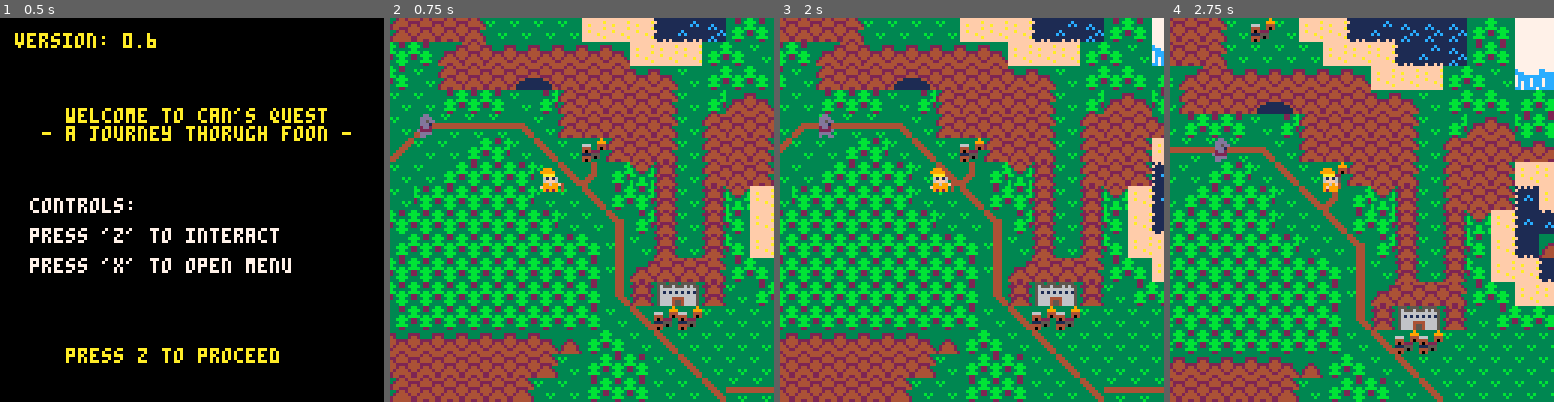
Above: before the commit, frames 1-4 (left to right).
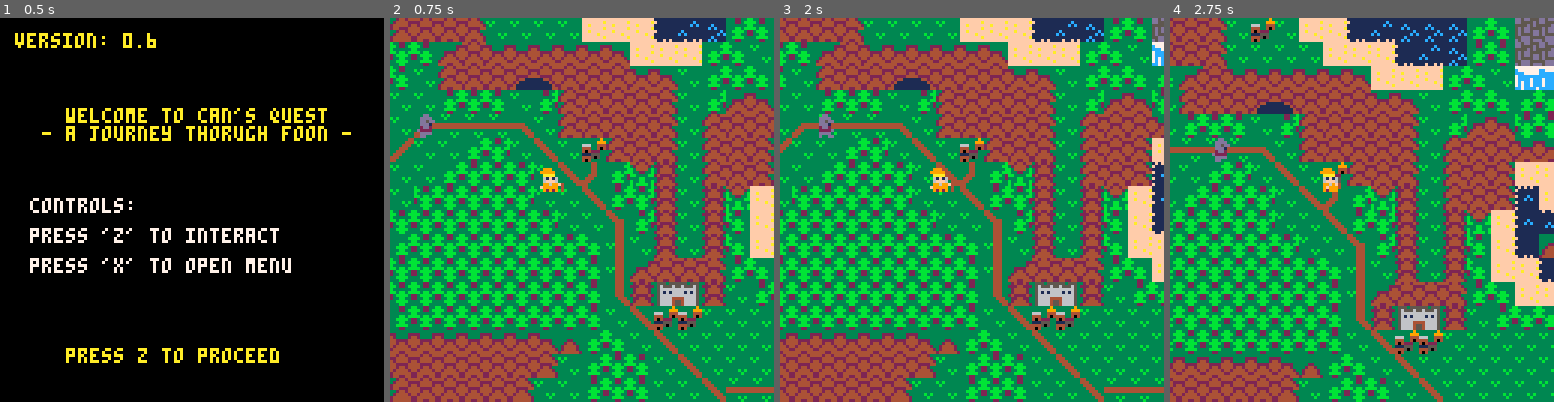
Above: after the commit, the same moments.

Repository: bigbadbones/cannsjourney
Game: PICO-8 cartridge foon.p8
The game is run twice, just before and just after one commit, with the same random seed, the same clock (stepped at 60 frames per second) and the same inputs.
Inputs:
- Up to frame 1 (0.5 s): tap X (X key) at 0.33 s
- Up to frame 2 (0.75 s): tap O (Z key) at 0.7 s
- Up to frame 3 (2 s): tap X (X key) at 1.07, 1.85 s; hold Right from 1.6 s (still down); tap O (Z key) at 1.7 s
- Up to frame 4 (2.75 s): release Right at 2.1 s; tap O (Z key) at 2.1, 2.5 s; hold Up 2.15-2.42 s; hold Right from 2.47 s (still down)

Frame 1 is identical in both runs. In frame 2, less than 0.1% of the frame differs, in the area x 74-81%, y 68-72%; in frame 3, 0.3%; in frame 4, 1.3%, in the area x 64-100%, y 0-79%.

Commit message:
started adding new map elements

Diff:
--- a/foon.p8
+++ b/foon.p8
@@ -1131,7 +1131,7 @@
  --hogsface
  towns[1].nr_of_elems =4
  add(towns[1].elems,{114,98*8,003*8,"tavern",2,false,nil})
- add(towns[1].elems, {98,103*8,004*8,nil,nil,false,true})
+ add(towns[1].elems, {98,103*8,004*8,nil,nil,false,false})
 
  --tavern
 
@@ -1144,6 +1144,13 @@
  add(towns[2].elems, {126,102*8,12*8,nil,nil,false,true})
  add(towns[2].elems, {67,99*8,15*8,"exit",1,false,nil})
  add(towns[2].elems, {67,100*8,15*8,"exit",1,false,nil})
+
+ towns[3].nr_of_elems = 2
+ towns[3].elems =
+ 	{
+   {67,99*8,34*8,"exit",1,false,nil},
+  	{67,100*8,34*8,"exit",1,false,nil}
+ 	}
 
 end
 
@@ -1317,8 +1324,6 @@
    if world == "overworld" then
    	mapyoffset-=8
    	levelid = 0
-   elseif world == "cave" then
-     can.y+=8
    else
    can.y+=8
    end
@@ -1350,6 +1355,19 @@
  	world="town"
  	teleportworked = true
 
+ elseif location =="castle" then
+  sfx(22)
+  wipe(true)
+ 	cellx = 98
+ 	celly = 18
+ 	sx = 0
+ 	sy = 0
+ 	celw = 20
+ 	celh = 20
+ 	can.x = 58
+ 	can.y = 109
+ 	world="castle"
+ 	teleportworked = true
 
  elseif location =="cave" then
   sfx(22)
@@ -1412,23 +1430,23 @@
   levelid = 1
   teleport("town")
  elseif xywithin(x,y,outside_capitol_city) then
-  levelid = 3
-  teleport("town")
+--  levelid = 3
+--  teleport("town")
  elseif xywithin(x,y,outside_gratax) then
-  levelid = 4
-  teleport("town")
+--  levelid = 4
+--  teleport("town")
  elseif xywithin(x,y,outside_meagas) then
-  levelid = 5
-  teleport("town")
+--  levelid = 5
+--  teleport("town")
  elseif xywithin(x,y,outside_furlingshire) then
-  levelid = 6
-  teleport("town")
+--  levelid = 6
+--  teleport("town")
  elseif xywithin(x,y,outside_terrakis) then
-  levelid = 7
-  teleport("town")
+--  levelid = 7
+--  teleport("town")
  elseif xywithin(x,y,outside_jizzleknob) then
-  levelid = 8
-  teleport("town")
+--  levelid = 8
+--  teleport("town")
  elseif xywithin(x,y,outside_cave) then
  levelid = 1
   teleport("cave")
@@ -2219,7 +2237,7 @@
 
 
 __gff__
-0101000000000001010101010101010101010001020200010101000100010101020101010000000101010101010101010000000000000000000000000000000000000006000000808080808080000000010101010000008080808080800000000000000200000080808080020200000001000001000000808000000000000000
+0100000000000001010101010101010101010001020200010101000100010101020101010000000101010101010101010000000000000000000000000000000000000006000000808080808080000000010101010000008080808080800000000000000200000080808080020200000101000001000000808000000000000000
 0000000000000000000000000000000000000000000000000000000000000000000000000000000000000000000000000000000000000000000000000000000000000000000000000000000000000000000000000000000000000000000000000000000000000000000000000000000000000000000000000000000000000000
 __map__
 1e1e1e1e1e1e1e1e1e1e1e1e1e1e1e1e1e1e2e1e1e1e1e1e1e1e1e1e1e1e01010101010101010101010101010101010101010101013c013c3c3c3c3c3c3c3c3c3c3c3c3c00000000000000000000000000000000000000000000000000000a2b2b2b2b2b2b2b2b2b2b0c00000000000000000000000000000000000000000000
@@ -2230,68 +2248,68 @@
 1e1e1e1e1e1e1e1e1e1e1e1e1e1e1e1e1e1e1e1e1e1e1e1e1e1e1e1e1e1e0101010101010101010101010101010101010101010101010100000000000000000000000000000000000000000000000000000000000000000000000000000011121212121212121212121300000000000000000000000000000000000000000000
 1e1e1e1e1e1e1e1e1e1e1e1e1e1e1e1e1e1e1e1e1e1e1e1e1e1e1e1e1e1e0101010101010101010101010101010101010101010101010100000000000000000000000000000000000000000000000000000000000000000000000000000011121212121212121212121300000000000000000000000000000000000000000000
 1e1e1e1e1e1e1e1e1e1e1e1e1e1e1e1e1e1e1e1e1e1e1e1e1e1e1e1e1e1e010101010101010101010101010101010101010101010101010000000000000000000000000000000000000000000000000000000000000000000000000000002b2b2b2b12122b2b2b2b2b2c00000000000000535353535353537171535353535353
-1e1e1e1e1e1e1e1e1e1e1e1e1e1e1e1e1e1e1e1e1e1e1e1e1e1e1e1e1e1e2101010101010101010101010101010101010101010101010118181818181818181818181818181818181818181818181818181818181818181818181818181800000000121200000000000000000000000000536464646464646464535353535353
-1e1e1e1e1e1e1e1e1e1e1e1e1e1e1e1e1e1e1e1e1e1e1e1e1e1e1e1e1e1e1e22730101010101010101010101010101010101010101010118181818181818181818181818181818181818181818181818181818181818181818181818181800000000000000000000000000000000000000536464646464646464535353535353
-1e1e1e1e1e1e1e1e1e1e1e1e1e1e1e1e1e1e1e1e1e1e1e1e1e1e1e1e1e1e1e1e1e0101010101010101010101010101010101010101010101010101181818181818181818181818181818181818181818181818181818181818181818181871717171717171717171717100000000000000536464535353535353535353535353
-1e1e1e1e1e1e1e1e1e1e1e1e1e1e1e1e1e1e1e1e1e1e1e1e1e1e1e1e1e1e1e1e1e2322222223222223010101010101010101010101010101010122181818181818181818181818181818181818181818181818181818181818181818181871717171717171717171717100000000000000536464645353535353535353535353
-1e1e1e1e1e1e1e1e1e1e1e1e1e1e1e1e1e1e1e2e1e1e1e1e1e1f2525122d2e2f282818181818181818220101010101010101010101010101012218181818181818181818181818181818181818181818181818181818181818181818181871717171717171717171717100000000000000536464646464646464646464646464
-1e1e1e1e1e1e1e1e1e1e1e1e1e1e1e1e1e1e1e331d1e1e1e1e10252506040506161627282818181818182201010101010101012222220101221818181818181818181818181818181818181818181818181818181818181818181818181871717171717171717171717100000000000000536464646464646464646464646464
-1e1e1e1e1e1e1e1e1e1e1e1e1e1e1e1e1e2f1e331d1e1e1e102525300d0e0e0e0f1616161627181818181822220101222201010d0f120101181818181818181818181818181818181818181818181818181818181818181818181818181871717171717171717171717100000000000000535364646464646464646464646464
-1e1e1e1e1e1e1e1e1e1e1e1e1e1e1e1e2f12123c1d1e1e1e1e0e0e0e1e1e1e1e1f1220121616272818181804060101121201011d1e0f0101181818181818181818181818181818181818181818181818181818181818181818181818181800000000001212000000000000000000000000535353535353535353535353646464
-1e1e1e1e1e1e1e1e1e1e1e1e1e1e1e2f12123b121d2e2e1e1e1e1e1e102d1e1e1f1212121216161627281824260101121201011d1e1f0101120d0f12181818180d0e0e0e0e0e18181818181818181818181818181818181818181818181800000000001212000000000000000000000000536464646464646464646464646464
-1e1e1e1e1e1e1e1e1e1e1e1e1e1e2f12123b120d1e123b1d1e1e1e103030260d1e0e0e0e0e0e0f1616160406122123121201011d1e1f210104101006181818181d1e1e1e1e1e0f181818181818181818181818181818181818181818181800000000000000000000000000000000000000536464646464646464646464646464
-1e1e1e1e1e1e1e1e1e1e1e1e1e1f12123b120d2f123b121d1e1f10303026121d1e1e6b6c1e1e1e0e0f120405060405061221231d1e1f1223243030261818180d1e1e1e1e1e1e1f181818181818181818181818181818181818181818181800000000000000000000000000000000000000536464645353535353535353535353
-1e1e1e1e1e1e1e1e1e1e1e1e1e1f123d120d1e123b12121d1e2f252526121224252612241d1e1e1e1f12040d0f30302612120d1e1e2f1204123030301818181d1e1e1e1e1e1e1e0f1818181818181818181818181818181818181818181800000000000000000000000000000000000000536464646464646464535353535353
-1e1e1e1e1e1e1e1e1e1e1e1e1e1f12330d2f123b12120d1e2f12121212121c3131311a121d1e1e1e1f121d1e1e0e0e0f200d2e2e2f120430303030301818181010101e1e1e1e2f181818181818181818181818181818181818181818181800000000000000000000000000000000000000536464646464646464535353535353
-1e1e1e1e1e1e1e1e1e1e1e1e1e1f123e12123b12120d1e2f12123b3f123b12120430123a12201d1e1f121d1e1f16162f0d1e0f121415303030303018181804303030102e2e2e2f181818181818181818181818181818181818181818181800000000000000000000000000000000000000535353535353536464535353535353
-1e1e1e1e1e1e1e1e1e1e1e1e1e1e12123a3d12120d1e2f12123b123e3b121204303030123a3c04100b121d1e1f07161616162d0f12121212301818181212243030252506181818181818181818181818181818181818181818181818181800000000000000000000000000000000000000535353535353537171535353535353
-1e1e1e1e1e1e1e1e1e1e1e1e1e1e0e0f123a12122d2f12123b1212121212303030303012123a24300b120b101617080809162d1e0e0e0e0f1b1812121212242526121218181818181818181818181818181818181818181818181818181800000000000000000000000000000000000000535353535353537171535353535353
-1e1e1e1e1e1e1e1e1e1e1e1e1e1e1e1e0f123a121212123b120d0d0f123030303030303012123f240b120b2616271b121916122d2e2e2e2f181812121212121212121818181818181818181818181818181818181818181818181818181800000000000000000000000000000000000000535353535353536464535353535353
-1e1e1e1e1e1e1e1e1e1e1e1e1e1e1f10100f123f12123b120d1e1e2f0f04303030303030300633120b120b061616272829160406121b1212181212040505050612121818181818181818181818181818181818181818181818181818181800000000000000000000000000000000000000535353535353536464535353535353
-1e1e1e1e1e1e1e1e1e1e1e1e1e1e1f24262d0f3312123a12122d1e1010303030303030303026330d1e1e1f24061616161616042612121212181212243030302614151212181818181818181818181818181818181818181818181818181800000000000000000000000000000000000000535353535353536464535353535353
-1e1e1e1e1e1e1e1e1e1e101e1e1e1e123a12123c1212123a12122d0f303030303030303030263e0b14150b12240505050505261212121212182012121224261212331212181818181818181818181818181818181818181818181818181800000000000000000000000000000000000000535353535353536464535353535353
-1e1e1e1e1e1e1e1e1e10301e1e1e1e06123f3b12120d0f123a12121e1f242525252525252526123a202012121212121212121212121c3131313131313131313131371218181818181818181818181818181818181818181818181818181800000000000000000000000000000000000000535353535353536464535353535353
-1e1e1e1e1e1e1e1f103030102d1e2430063312120d1f1415123f122d1e0e0e0e0e0e0e0f1b0406123a12121212121212121212123b120406121212121212121818181818181818181818181818181818181818181818181818181818181800000000000000000000000000000000000000535353535353536464535353535353
-1e1e1e1e1e1e1f10303030051d1e1f302633120d1e1f1231123e12122d1e1e1e1e1e1e2f12043026123a1212121212121212123d12040506181818181818181818181818181818181818181818181818181818181818181818181818181800000000000000000000000000000000000000535353535353536464535353535353
-1e1e1e1e1e1e1f30303030061d1e1f302633122d1e1e0e0e0f123a12122d1e1e1e1e2f121224252612123a31313131313131313612121212181818181818181818181818181818181818181818181818181818181818181818181818181800000000000000000000000000000000000000535353535353536464535353535353
-…(41 lines of a section not shown)…
+1e1e1e1e1e1e1e1e1e1e1e1e1e1e1e1e1e1e1e1e1e1e1e1e1e1e1e1e1e1e2101010101010101010101010101010101010101010101010118181818181818181818181818181818181818181818000000000000000000000000000000000000000000121200000000000000000000000000536464646464646464535353535353
+1e1e1e1e1e1e1e1e1e1e1e1e1e1e1e1e1e1e1e1e1e1e1e1e1e1e1e1e1e1e1e22730101010101010101010101010101010101010101010118181818181818181818181818181818181818181818000000000000000000000000000000000000000000000000000000000000000000000000536464646464646464535353535353
+1e1e1e1e1e1e1e1e1e1e1e1e1e1e1e1e1e1e1e1e1e1e1e1e1e1e1e1e1e1e1e1e1e0101010101010101010101010101010101010101010101010101181818181818181818181818181818181818000000000000000000000000000000000071717171717171717171717100000000000000536464535353535353535353535353
+1e1e1e1e1e1e1e1e1e1e1e1e1e1e1e1e1e1e1e1e1e1e1e1e1e1e1e1e1e1e1e1e1e2322222223222223010101010101010101010101010101010122181818181818181818181818181818181818000000000000000000000000000000000071717171717171717171717100000000000000536464645353535353535353535353
+1e1e1e1e1e1e1e1e1e1e1e1e1e1e1e1e1e1e1e2e1e1e1e1e1e1f2525122d2e2f282818181818181818220101010101010101010101010101012218181818181818181818181818181818181818000000000000000000000000000000000071717171717171717171717100000000000000536464646464646464646464646464
+1e1e1e1e1e1e1e1e1e1e1e1e1e1e1e1e1e1e1e331d1e1e1e1e10252506040506161627282818181818182201010101010101012222220101221818181818181818181818181818181818181818000000000000000000000000000000000071717171717171717171717100000000000000536464646464646464646464646464
+1e1e1e1e1e1e1e1e1e1e1e1e1e1e1e1e1e2f1e331d1e1e1e102525300d0e0e0e0f1616161627181818181822220101222201010d0f120101181818181818181818181818181818181818181818000000000000000000000000000000000071717171717171717171717100000000000000535364646464646464646464646464
+1e1e1e1e1e1e1e1e1e1e1e1e1e1e1e1e2f12123c1d1e1e1e1e0e0e0e1e1e1e1e1f1220121616272818181804060101121201011d1e0f0101181818181818181818181818181818181818181818000000000000000000000000000000000000000000001212000000000000000000000000535353535353535353535353646464
+1e1e1e1e1e1e1e1e1e1e1e1e1e1e1e2f12123b121d2e2e1e1e1e1e1e102d1e1e1f1212121216161627281824260101121201011d1e1f0101120d0f12181818180d0e0e0e0e0e18181818181818000000000000000000000000000000000000000000001212000000000000000000000000536464646464646464646464646464
+1e1e1e1e1e1e1e1e1e1e1e1e1e1e2f12123b120d1e123b1d1e1e1e103030260d1e0e0e0e0e0e0f1616160406122123121201011d1e1f210104101006181818181d1e1e1e1e1e0f181818181818000000000000000000000000000000000000000000000000000000000000000000000000536464646464646464646464646464
+1e1e1e1e1e1e1e1e1e1e1e1e1e1f12123b120d2f123b121d1e1f10303026121d1e1e6b6c1e1e1e0e0f120405060405061221231d1e1f1223243030261818180d1e1e1e1e1e1e1f181818181818000000000000000000000000000000000000000000010101010101010101010101010101536464645353535353535353535353
+1e1e1e1e1e1e1e1e1e1e1e1e1e1f123d120d1e123b12121d1e2f252526121224252612241d1e1e1e1f12040d0f30302612120d1e1e2f1204123030301818181d1e1e1e1e1e1e1e0f1818181818000000000000000000000000000000000000000000010101010101010101010101010101536464646464646464535353535353
+1e1e1e1e1e1e1e1e1e1e1e1e1e1f12330d2f123b12120d1e2f12121212121c3131311a121d1e1e1e1f121d1e1e0e0e0f200d2e2e2f120430303030301818181010101e1e1e1e2f181818181818000000000000000000000000000000000000000000010101010101010101010101010101536464646464646464535353535353
+1e1e1e1e1e1e1e1e1e1e1e1e1e1f123e12123b12120d1e2f12123b3f123b12120430123a12201d1e1f121d1e1f16162f0d1e0f121415303030303018181804303030102e2e2e2f181818181818000000000000000000000000000000000000000000010101010101010101010101010101535353535353536464535353535353
+1e1e1e1e1e1e1e1e1e1e1e1e1e1e12123a3d12120d1e2f12123b123e3b121204303030123a3c04100b121d1e1f07161616162d0f12121212301818181212243030252506181818181818181818000000000000000000000000000000000000000000010101010101010101010101010101535353535353537171535353535353
+1e1e1e1e1e1e1e1e1e1e1e1e1e1e0e0f123a12122d2f12123b1212121212303030303012123a24300b120b101617080809162d1e0e0e0e0f1b1812121212242526121218181818181818181818000000000000000000000000000000000000000000010101010101010101010101010101535353535353537171535353535353
+1e1e1e1e1e1e1e1e1e1e1e1e1e1e1e1e0f123a121212123b120d0d0f123030303030303012123f240b120b2616271b121916122d2e2e2e2f181812121212121212121818181818181818181818000000000000000000000000000000000000000000010101010101010101010101010101535353535353536464535353535353
+1e1e1e1e1e1e1e1e1e1e1e1e1e1e1f10100f123f12123b120d1e1e2f0f04303030303030300633120b120b061616272829160406121b1212181212040505050612121818181818181818181818000000000000000000000000000000000000000000010101010101010101010101010101535353535353536464535353535353
+1e1e1e1e1e1e1e1e1e1e1e1e1e1e1f24262d0f3312123a12122d1e1010303030303030303026330d1e1e1f24061616161616042612121212181212243030302614151212181818181818181818000000000000000000000000000000000000000000010101010101010101010101010101535353535353536464535353535353
+1e1e1e1e1e1e1e1e1e1e101e1e1e1e123a12123c1212123a12122d0f303030303030303030263e0b14150b12240505050505261212121212182012121224261212331212181818181818181818000000000000000000000000000000000000000000010101010101010101010101010101535353535353536464535353535353
+1e1e1e1e1e1e1e1e1e10301e1e1e1e06123f3b12120d0f123a12121e1f242525252525252526123a202012121212121212121212121c3131313131313131313131371218181818181818181818000000000000000000000000000000000000000000010101010101010101010101010101535353535353536464535353535353
+1e1e1e1e1e1e1e1f103030102d1e2430063312120d1f1415123f122d1e0e0e0e0e0e0e0f1b0406123a12121212121212121212123b120406121212121212121818181818181818181818181818000000000000000000000000000000000000000000010101010101010101010101010101535353535353536464535353535353
+1e1e1e1e1e1e1f10303030051d1e1f302633120d1e1f1231123e12122d1e1e1e1e1e1e2f12043026123a1212121212121212123d12040506181818181818181818181818181818181818181818000000000000000000000000000000000000000000010101010101010101010101010101535353535353536464535353535353
+1e1e1e1e1e1e1f30303030061d1e1f302633122d1e1e0e0e0f123a12122d1e1e1e1e2f121224252612123a31313131313131313612121212181818181818181818181818181818181818181818000000000000000000000000000000000000000000010101010101010101010101010101535353535353536464535353535353
+…(41 lines of a section not shown)…
Not shown, changed: 66 lines of the sprite sheet (__gfx__) section of foon.p8
Not shown, changed: page.js
